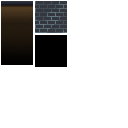
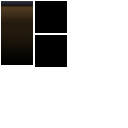
Layer changes from the first 128px x 128px image to the second:
painted on "Layer 9" over (35, 1, 67, 33)
